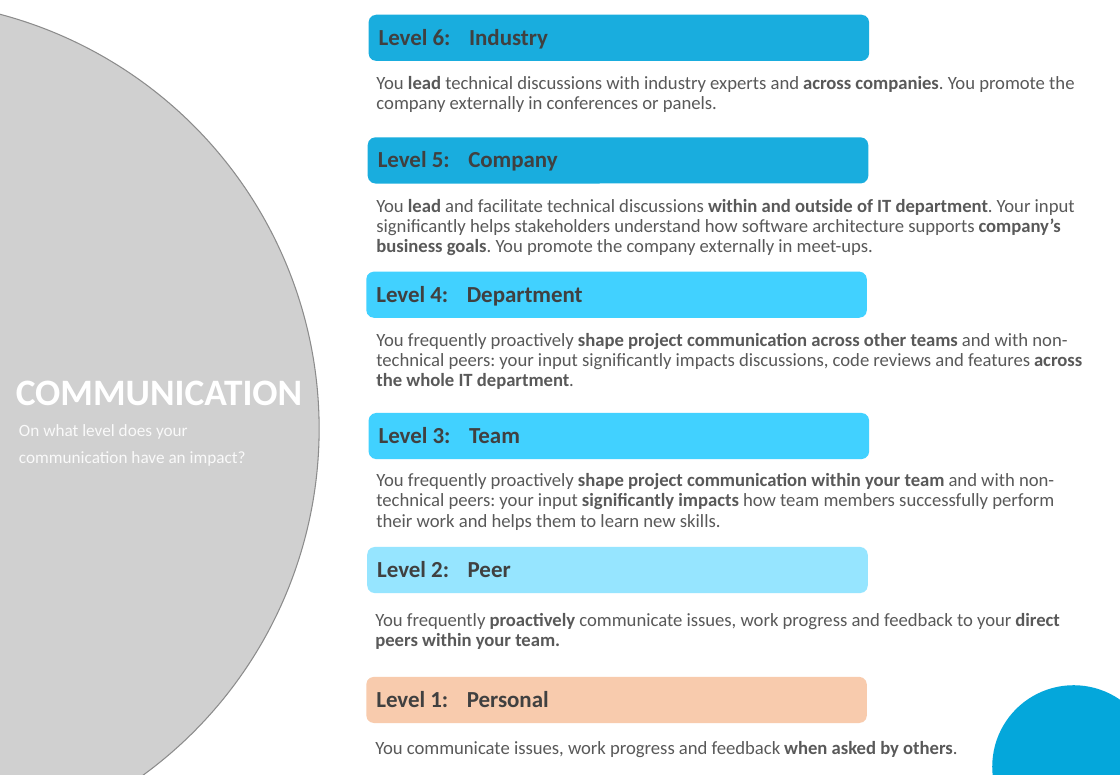
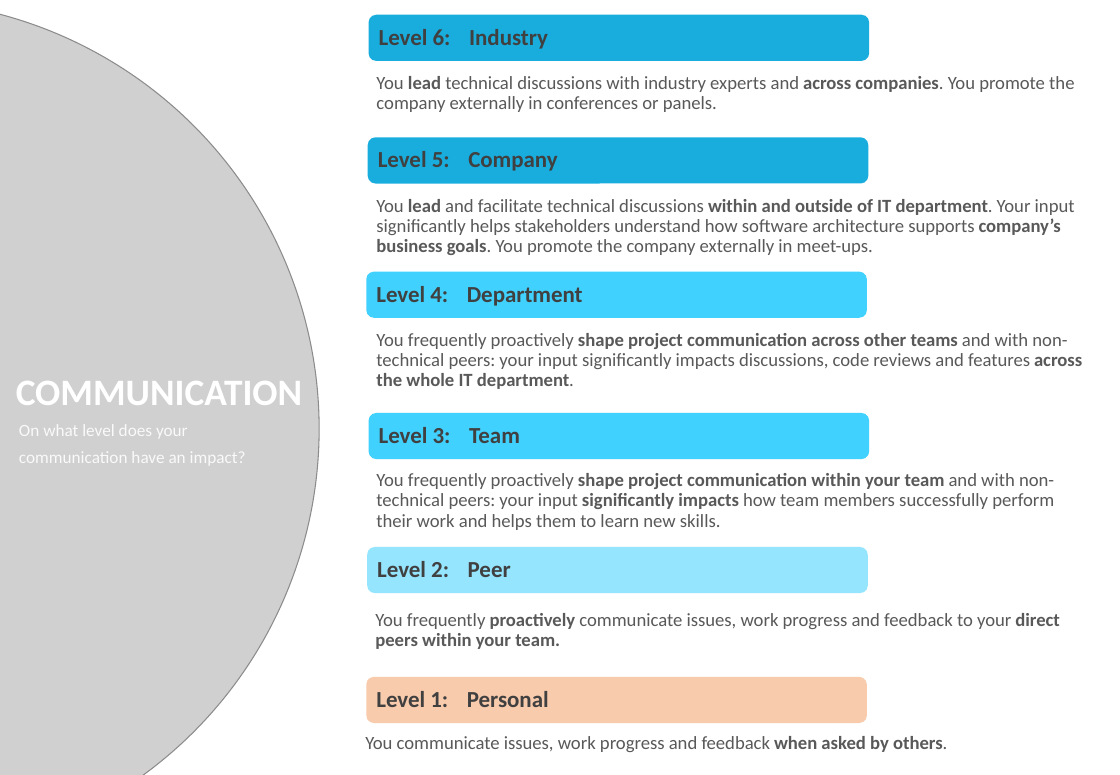
Before and after one commit to RossMerr/md, a slide deck: slide 9 of team/HR & Development/IT Skills Assessment.pptx (slide 10 before the commit). Drawn at 1120x775 pixels with LibreOffice and Linux fonts; fonts in the diff are those of the drawing; grey boxes stand for pictures; background and template pictures are left out. Boxes give left, top, right and bottom in pixels: in the first picture for what was removed or moved away, otherwise in the second. Text is boxed around its words. In the diff, an @@ line names an element or a change of style, - is before the commit and + after.

```diff
--- a/team/HR & Development/IT Skills Assessment.pptx
+++ b/team/HR & Development/IT Skills Assessment.pptx
@@ ellipse removed at <box>993,686,1120,775</box> @@
@@ text "You communicate issues, work progress ..." at <box>365,736,947,752</box>: less space between paragraphs @@
```
Also in this commit, not shown: 19 other slides changed, 3 slides removed, 2 other files.
